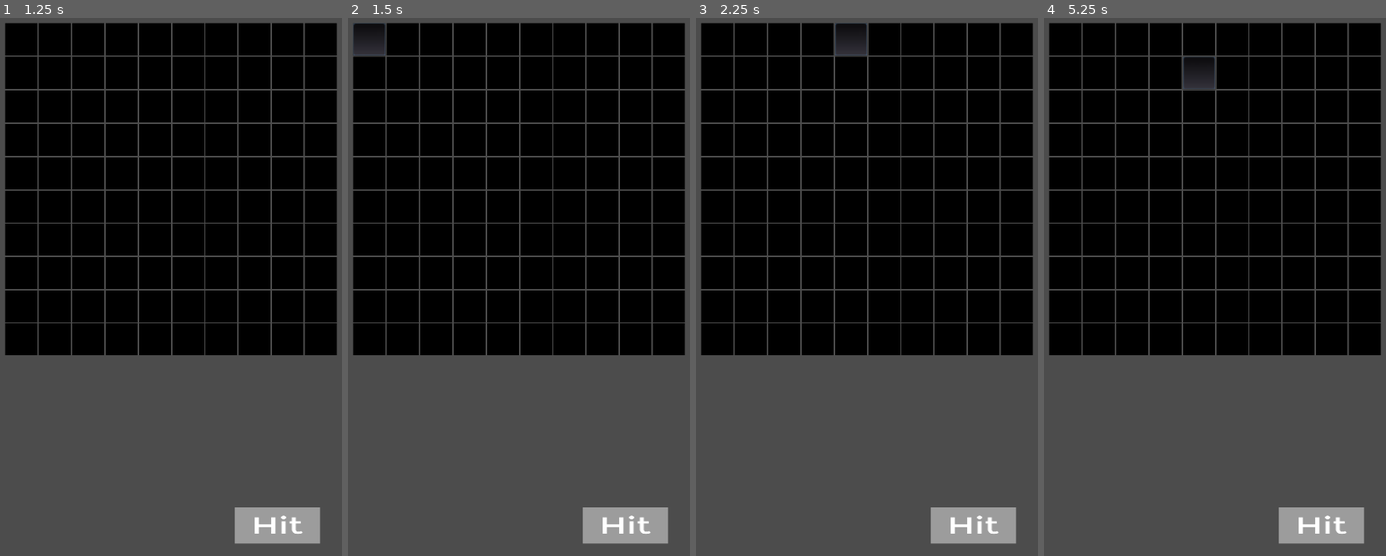
Above: before the commit, frames 1-4 (left to right).
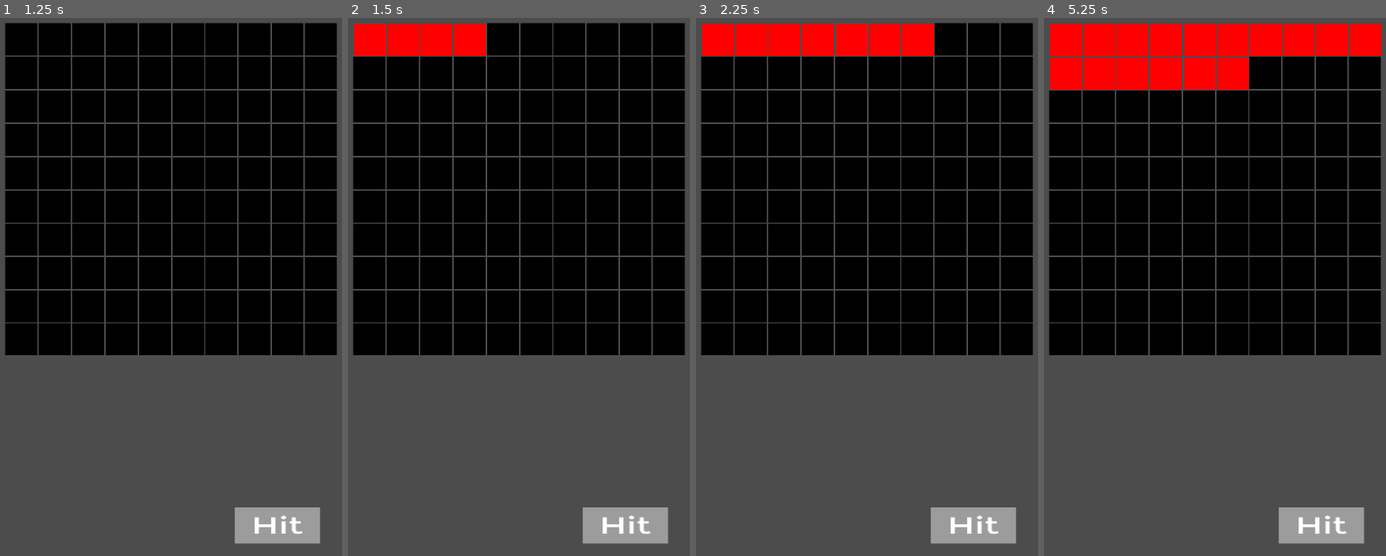
Above: after the commit, the same moments.

Repository: andrejandrej2013/sea-battle
Game: Godot game, scene res://Scenes/Menu.tscn
Same seed, same stepped clock (60 frames per second), same inputs: the game is played once before the commit and once after it.
Inputs (mouse positions are in pixels of both pictures, inside the frame that each line leads up to):
- Up to frame 1 (1.25 s): click "1 player" at 0.5 s
- Up to frame 2 (1.5 s): click (368, 39) at 1.25 s
- Up to frame 3 (2.25 s): click (849, 39) at 2 s
- Up to frame 4 (5.25 s): click (1297, 39) at 2.75 s; click (1064, 71) at 3.5 s; click (1132, 71) at 4.25 s; click (1197, 71) at 5 s

Frame 1 is identical in both runs. In frame 2, 2.3% of the frame differs, in the area x 1-41%, y 0-8%; in frame 3, 4.0%; in frame 4, 9.2%, in the area x 1-99%, y 0-14%.
Error in both runs: Invalid get index '3' (on base: 'Array'). (res://Scripts/Network.gd:17)

Commit message:
placement of ships
Added ship placement feature. We need to add a distance check between ships.

Diff:
--- a/sea-battle/Scenes/Menu.tscn
+++ b/sea-battle/Scenes/Menu.tscn
@@ -58,7 +58,7 @@
 rect_pivot_offset = Vector2( 252, 70 )
 text = "Settings"
 
-[node name="Label" type="Label" parent="."]
+[node name="sea_buttle_label" type="Label" parent="."]
 anchor_left = 0.5
 anchor_top = 0.5
 anchor_right = 0.5
--- /dev/null
+++ b/sea-battle/Scenes/ship_field.tscn
@@ -0,0 +1,76 @@
+[gd_scene format=2]
+
+[node name="ship_field" type="GridContainer"]
+anchor_right = 1.0
+anchor_bottom = 1.0
+margin_right = -80.0
+margin_bottom = -920.0
+rect_min_size = Vector2( 1000, 1000 )
+columns = 10
+
+[node name="Button2" type="Button" parent="."]
+margin_right = 100.0
+margin_bottom = 100.0
+rect_min_size = Vector2( 100, 100 )
+
+[node name="Button" type="Button" parent="."]
+margin_left = 104.0
+margin_right = 116.0
+margin_bottom = 100.0
+
+[node name="Button3" type="Button" parent="."]
+margin_left = 120.0
+margin_right = 132.0
+margin_bottom = 100.0
+
+[node name="Button4" type="Button" parent="."]
+margin_left = 136.0
+margin_right = 148.0
+margin_bottom = 100.0
+
+[node name="Button5" type="Button" parent="."]
+margin_left = 152.0
+margin_right = 164.0
+margin_bottom = 100.0
+
+[node name="Button6" type="Button" parent="."]
+margin_left = 168.0
+margin_right = 180.0
+margin_bottom = 100.0
+
+[node name="Button7" type="Button" parent="."]
+margin_left = 184.0
+margin_right = 196.0
+margin_bottom = 100.0
+
+[node name="Button8" type="Button" parent="."]
+margin_left = 200.0
+margin_right = 212.0
+margin_bottom = 100.0
+
+[node name="Button9" type="Button" parent="."]
+margin_left = 216.0
+margin_right = 228.0
+margin_bottom = 100.0
+
+[node name="Button10" type="Button" parent="."]
+margin_left = 232.0
+margin_right = 244.0
+margin_bottom = 100.0
+
+[node name="Button11" type="Button" parent="."]
+margin_top = 104.0
+margin_right = 100.0
+margin_bottom = 124.0
+
+[node name="Button12" type="Button" parent="."]
+margin_left = 104.0
+margin_top = 104.0
+margin_right = 116.0
+margin_bottom = 124.0
+
+[node name="Button13" type="Button" parent="."]
+margin_left = 120.0
+margin_top = 104.0
+margin_right = 132.0
+margin_bottom = 124.0
--- a/sea-battle/Scripts/GlobalVariables.gd
+++ b/sea-battle/Scripts/GlobalVariables.gd
@@ -1,10 +1,39 @@
 extends Node
 
+#game's depended variables
 
-# Declare member variables here. Examples:
-# var a = 2
+var selected_cell : Button
+#not shor where to save direction
+var direcation :=false
+var cells = []
+var horizontal_ships = []
+var vertical_ships = []
+
+
+class Standard_mode_build:
+	#var _pointer := 0
+	#ships = {ship_size:ship_count}
+	var ships = {4:1,3:2,2:3,1:4}
+	var row_count = 10
+	var column_count = 10
+	var occupied_cells = []
+	func get_ship():
+		for i in ships:
+			if ships[i]!=0:
+				return i
+		return 0
+	func remove_ship():
+		for i in ships:
+			if ships[i]!=0:
+				#print("before ",ships)
+				ships[i]-=1
+				return i
+		return 0
+
+
+
 var current_scene = null
-var selected_cell
+
 func instance_node_at_location(node:Object,parent:Object, location: Vector2) -> Object:
 	var node_instance = instance_node(node, parent)
 	node_instance.global_position = location
--- a/sea-battle/Scripts/battlefield.gd
+++ b/sea-battle/Scripts/battlefield.gd
@@ -1,20 +1,93 @@
 extends GridContainer
 
+var Standard_mode= GlobalVariables.Standard_mode_build.new()
 
 func _ready():
-	#print(self.get_columns())
-	for i in range(self.get_columns()):
-		for j in range(self.get_columns()):
-			var cell = preload("res://Scenes/battlefield_cell.tscn").instance()
-			cell.rect_min_size = Vector2(50, 50)
-			cell.name=str((str(i)+";"+str(j)))
-			cell.toggle_mode= true
+	GlobalVariables.direcation=false
+
+	#column_count = self.get_columns()
+	#row_count = self.get_columns()
+
+	var theme = preload("res://style/battelfield_cell_style.tres")
+
+	for i in range(Standard_mode.row_count):
+		for j in range(Standard_mode.column_count):
+			var cell = Button.new()
+			#where i is row and j is column
+			cell.set_name(str(i)+";"+str(j))
+			#cell.toggle_mode= true
 			cell.group=preload("res://groups/cell_buttongroup.tres")
+			cell.set_theme(theme)
 			cell.size_flags_horizontal = SIZE_FILL + SIZE_EXPAND
+			cell.size_flags_vertical = SIZE_FILL + SIZE_EXPAND
+			GlobalVariables.cells.append(cell)
 			add_child(cell)
-	for i in self.get_children():
-		print(i)
+
 	yield(get_tree(),"idle_frame")
+	set_place_ship_mode()
 	print(self.rect_size)
 
-	#print(group.get_buttons())
+
+func set_place_ship_mode():
+	for i in GlobalVariables.cells:
+		change_button_function(i,"place_ship")
+
+
+func change_color(button: Button, color: Color):
+	var theme = Theme.new()
+	theme.set_color("disabled", "Button", color)
+	#button.modulate = Color(1,1,1,1)
+	button.set_theme(theme)
+
+func change_button_function(button : Button, new_function : String, old_function : String = ""):
+	if button.is_connected("pressed", self, old_function):
+		button.disconnect("pressed", self, old_function)
+	button.connect("pressed", self, new_function,[button])
+
+func place_ship(button : Button)->void:
+	#GlobalVariables.direcation :
+	#0 -> horizontal
+	#1 -> vertical
+
+	var ship_size=Standard_mode.get_ship()
+
+
+	var button_position = button.get_name().split(";", false, 1)
+
+	if GlobalVariables.direcation==false:
+		if int(button_position[1])+ship_size<=Standard_mode.column_count:
+			Standard_mode.remove_ship()
+			var button_index : int = GlobalVariables.cells.find(button)
+			#print(button_index)
+			for i in range(button_index,button_index+ship_size):
+				GlobalVariables.cells[i].disabled=true
+
+			GlobalVariables.horizontal_ships.append(GlobalVariables.cells.slice(button_index, button_index+ship_size-1))
+		else:
+			print("cant pick this place for ship position")
+	else:
+		if int(button_position[0])+ship_size<=Standard_mode.row_count:
+			Standard_mode.remove_ship()
+			var button_index : int = GlobalVariables.cells.find(button)
+			#print(button_index)
+			var ship_cells=[]
+
+			for i in range(button_index,button_index+(ship_size*Standard_mode.row_count),Standard_mode.row_count):
+				ship_cells.append(GlobalVariables.cells[i])
+				GlobalVariables.cells[i].disabled=true
+
+			GlobalVariables.vertical_ships.append(ship_cells)
+			#
+			#button.disabled=true
+			#print("disable : "+str(button.get_name()))
+		else:
+			print("cant pick this place for ship position")
+	if !Standard_mode.ships[Standard_mode.ships.keys()[-1]]:
+		#print(GlobalVariables.cells)
+		print("horizontal_ships : ",GlobalVariables.horizontal_ships)
+		print("vertical_ships : ",GlobalVariables.vertical_ships)
+
+
+
+func _some_button_pressed(cell):
+	GlobalVariables.selected_cell=cell
--- a/sea-battle/Scripts/game_buttlefield.gd
+++ b/sea-battle/Scripts/game_buttlefield.gd
@@ -7,7 +7,6 @@
 func _on_Button_pressed():
 
 	if GlobalVariables.selected_cell:
-
 		GlobalVariables.selected_cell.disabled=true
 		print("hit : "+str(GlobalVariables.selected_cell))
 
--- a/sea-battle/style/battelfield_cell_style.tres
+++ b/sea-battle/style/battelfield_cell_style.tres
@@ -1,4 +1,7 @@
-[gd_resource type="Theme" load_steps=3 format=2]
+[gd_resource type="Theme" load_steps=4 format=2]
+
+[sub_resource type="StyleBoxFlat" id=3]
+bg_color = Color( 1, 0, 0, 1 )
 
 [sub_resource type="StyleBoxFlat" id=1]
 bg_color = Color( 0.0784314, 0.0784314, 0.0784314, 1 )
@@ -7,5 +10,6 @@
 bg_color = Color( 0, 0, 0, 1 )
 
 [resource]
+Button/styles/disabled = SubResource( 3 )
 Button/styles/hover = SubResource( 1 )
 Button/styles/normal = SubResource( 2 )
